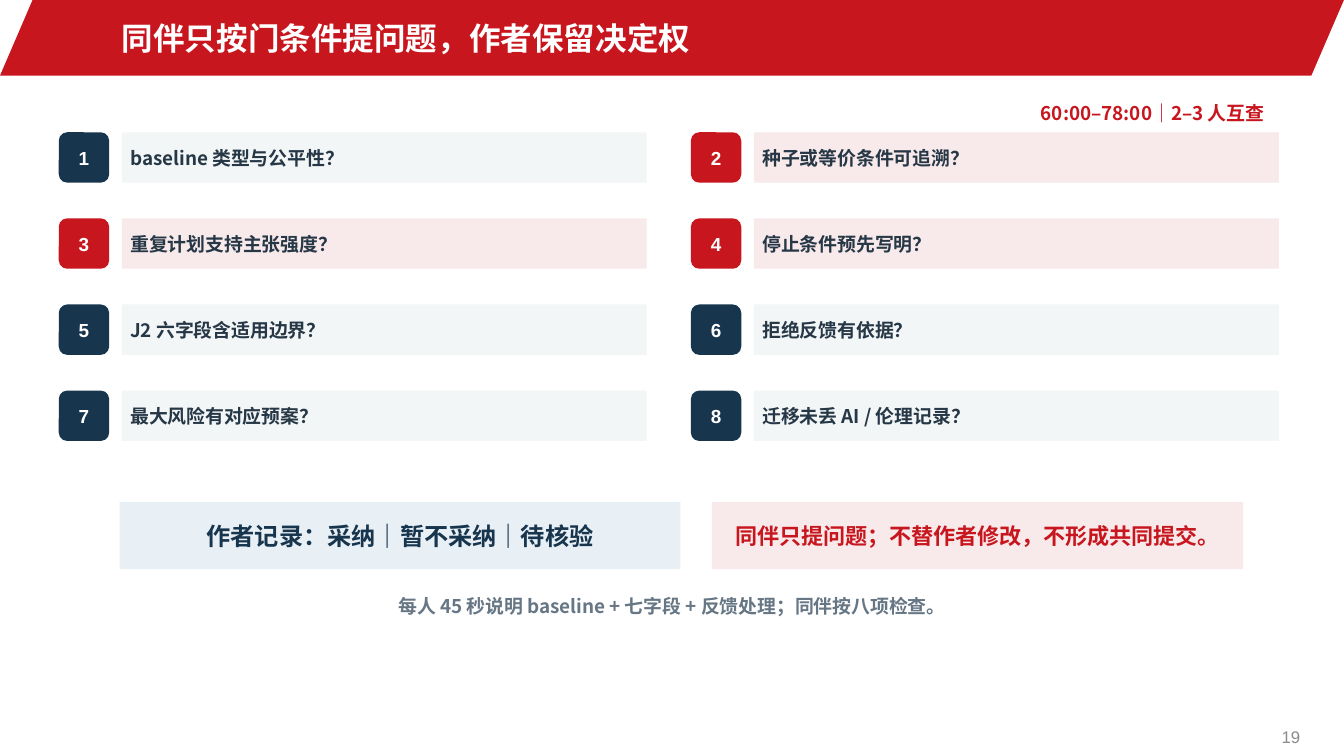
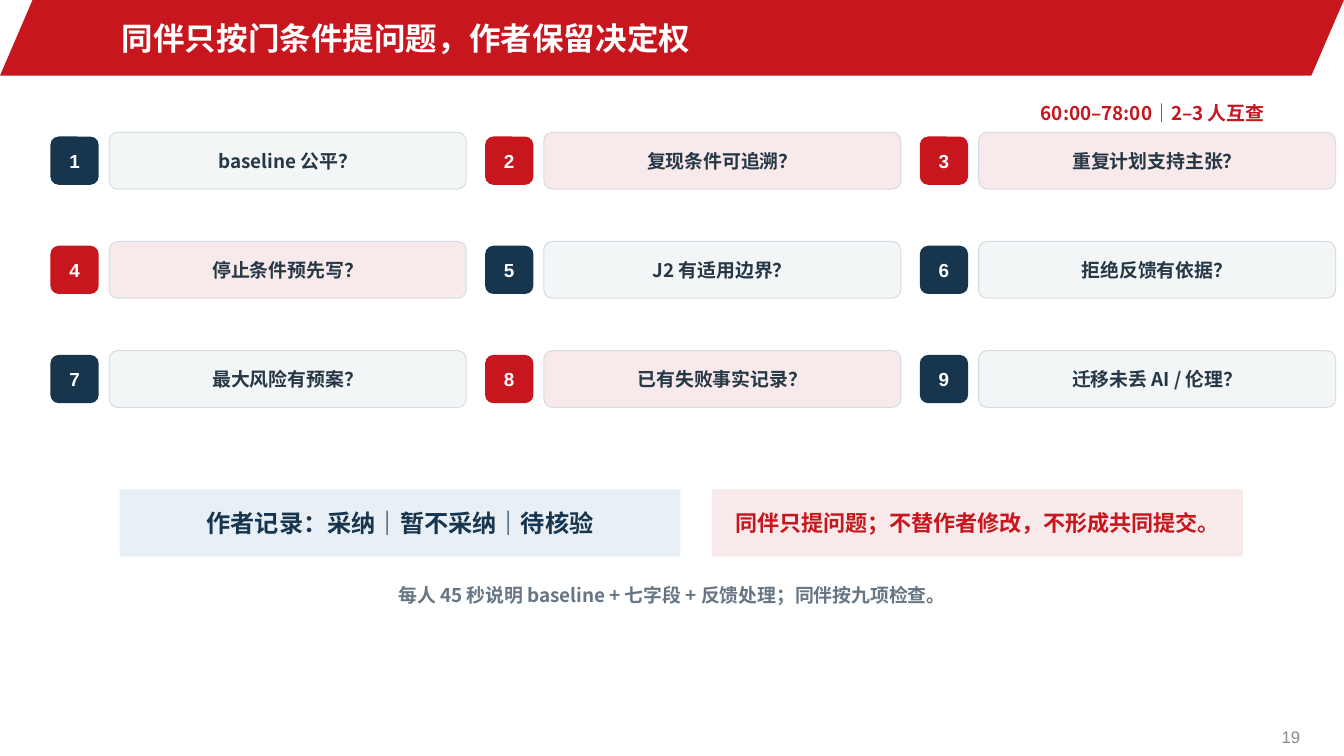
Before and after one commit to jinyh/ai4research, a slide deck: slide 19 of lessons/lesson-09/slides.pptx. Drawn at 1344x756 pixels with LibreOffice and Linux fonts; fonts in the diff are those of the drawing; background and template pictures are left out. Boxes give left, top, right and bottom in pixels: in the first picture for what was removed or moved away, otherwise in the second. Text is boxed around its words. In the diff, an @@ line names an element or a change of style, - is before the commit and + after.

```diff
--- a/lessons/lesson-09/slides.pptx
+++ b/lessons/lesson-09/slides.pptx
@@ rounded rectangle "1": place and size @@
-rounded rectangle "1" at bbox=[58, 132, 109, 182]
+rounded rectangle "1" at bbox=[50, 136, 99, 185]
@@ rounded rectangle "baseline 公平？": place and size @@
-rounded rectangle "baseline 公平？" at bbox=[122, 132, 647, 182]
+rounded rectangle "baseline 公平？" at bbox=[109, 132, 466, 189]
@@ rounded rectangle "2": place and size @@
-rounded rectangle "2" at bbox=[691, 132, 741, 182]
+rounded rectangle "2" at bbox=[485, 136, 533, 185]
@@ rounded rectangle "复现条件可追溯？": place and size @@
-rounded rectangle "复现条件可追溯？" at bbox=[754, 132, 1279, 182]
+rounded rectangle "复现条件可追溯？" at bbox=[544, 132, 901, 189]
@@ rounded rectangle "3": place and size @@
-rounded rectangle "3" at bbox=[58, 219, 109, 269]
+rounded rectangle "3" at bbox=[920, 136, 968, 185]
@@ rounded rectangle "重复计划支持主张？": place and size @@
-rounded rectangle "重复计划支持主张？" at bbox=[122, 219, 647, 269]
+rounded rectangle "重复计划支持主张？" at bbox=[979, 132, 1336, 189]
@@ text in rounded rectangle at bbox=[218, 152, 358, 170]: text changed @@
-baseline 类型与公平性？
+baseline 公平？
@@ text in rounded rectangle at bbox=[647, 152, 798, 170]: text changed @@
-种子或等价条件可追溯？
+复现条件可追溯？
@@ text in rounded rectangle at bbox=[1072, 152, 1241, 170]: text changed @@
-重复计划支持主张强度？
+重复计划支持主张？
@@ rounded rectangle "4": place and size @@
-rounded rectangle "4" at bbox=[691, 219, 741, 269]
+rounded rectangle "4" at bbox=[50, 246, 99, 294]
@@ rounded rectangle "停止条件预先写？": place and size @@
-rounded rectangle "停止条件预先写？" at bbox=[754, 219, 1279, 269]
+rounded rectangle "停止条件预先写？" at bbox=[109, 242, 466, 298]
@@ text in rounded rectangle at bbox=[212, 261, 363, 279]: text changed @@
-停止条件预先写明？
+停止条件预先写？
@@ proportions changed in 7 elements at bbox=[50, 136, 99, 185], bbox=[50, 355, 99, 403], bbox=[485, 136, 533, 185], bbox=[920, 246, 968, 294], bbox=[920, 136, 968, 185], bbox=[50, 246, 99, 294], bbox=[485, 246, 533, 294] @@
@@ rounded rectangle "5": place and size @@
-rounded rectangle "5" at bbox=[58, 304, 109, 355]
+rounded rectangle "5" at bbox=[485, 246, 533, 294]
@@ rounded rectangle "J2 有适用边界？": place and size @@
-rounded rectangle "J2 有适用边界？" at bbox=[122, 304, 647, 355]
+rounded rectangle "J2 有适用边界？" at bbox=[544, 242, 901, 298]
@@ text in rounded rectangle at bbox=[653, 261, 792, 279]: text changed @@
-J2 六字段含适用边界？
+J2 有适用边界？
@@ rounded rectangle "6": place and size @@
-rounded rectangle "6" at bbox=[691, 304, 741, 355]
+rounded rectangle "6" at bbox=[920, 246, 968, 294]
@@ rounded rectangle "拒绝反馈有依据？": place and size @@
-rounded rectangle "拒绝反馈有依据？" at bbox=[754, 304, 1279, 355]
+rounded rectangle "拒绝反馈有依据？" at bbox=[979, 242, 1336, 298]
@@ rounded rectangle "拒绝反馈有依据？" at bbox=[979, 242, 1336, 298]: alignment left to centre; rectangle to rounded rectangle; outline none to #D6DDE2 0.75 pt @@
@@ rounded rectangle "7": place and size @@
-rounded rectangle "7" at bbox=[58, 391, 109, 442]
+rounded rectangle "7" at bbox=[50, 355, 99, 403]
@@ rounded rectangle "最大风险有预案？": place and size @@
-rounded rectangle "最大风险有预案？" at bbox=[122, 391, 647, 442]
+rounded rectangle "最大风险有预案？" at bbox=[109, 351, 466, 407]
@@ rounded rectangle "8": place and size @@
-rounded rectangle "8" at bbox=[691, 391, 741, 442]
+rounded rectangle "8" at bbox=[485, 355, 533, 403]
@@ rounded rectangle "8" at bbox=[485, 355, 533, 403]: fill #18354E to #C8161E; proportions changed @@
@@ rounded rectangle added at bbox=[544, 351, 901, 407], fill #F8E9EA, outline #D6DDE2 0.75 pt, 13.5 pt, text #263746, bold @@
+已有失败事实记录？
@@ rounded rectangle added at bbox=[920, 355, 968, 403], fill #18354E, 13.5 pt, text #FFFFFF, bold @@
+9
@@ rectangle to rounded rectangle; outline none to #D6DDE2 0.75 pt in 7 elements at bbox=[109, 351, 466, 407], bbox=[109, 242, 466, 298], bbox=[979, 132, 1336, 189], bbox=[109, 132, 466, 189], bbox=[544, 132, 901, 189], bbox=[544, 242, 901, 298], bbox=[979, 351, 1336, 407] @@
@@ rounded rectangle "迁移未丢 AI / 伦理？": place and size @@
-rounded rectangle "迁移未丢 AI / 伦理？" at bbox=[754, 391, 1279, 442]
+rounded rectangle "迁移未丢 AI / 伦理？" at bbox=[979, 351, 1336, 407]
@@ text in rounded rectangle at bbox=[212, 370, 363, 388]: text changed @@
-最大风险有对应预案？
+最大风险有预案？
@@ text in rounded rectangle at bbox=[1072, 370, 1243, 388]: text changed @@
-迁移未丢 AI / 伦理记录？
+迁移未丢 AI / 伦理？
@@ rectangle "作者记录：采纳｜暂不采纳｜待核验": place and size @@
-rectangle "作者记录：采纳｜暂不采纳｜待核验" at bbox=[120, 502, 681, 570]
+rectangle "作者记录：采纳｜暂不采纳｜待核验" at bbox=[120, 489, 681, 557]
@@ rectangle "同伴只提问题；不替作者修改，不形成共同提交。": place and size @@
-rectangle "同伴只提问题；不替作者修改，不形成共同提交。" at bbox=[712, 502, 1243, 570]
+rectangle "同伴只提问题；不替作者修改，不形成共同提交。" at bbox=[712, 489, 1243, 557]
@@ text at bbox=[398, 586, 945, 605]: text changed @@
-每人 45 秒说明 baseline + 七字段 + 反馈处理；同伴按八项检查。
+每人 45 秒说明 baseline + 七字段 + 反馈处理；同伴按九项检查。
```
Also in this commit, not shown: 8 other slides changed, 8 other files.
